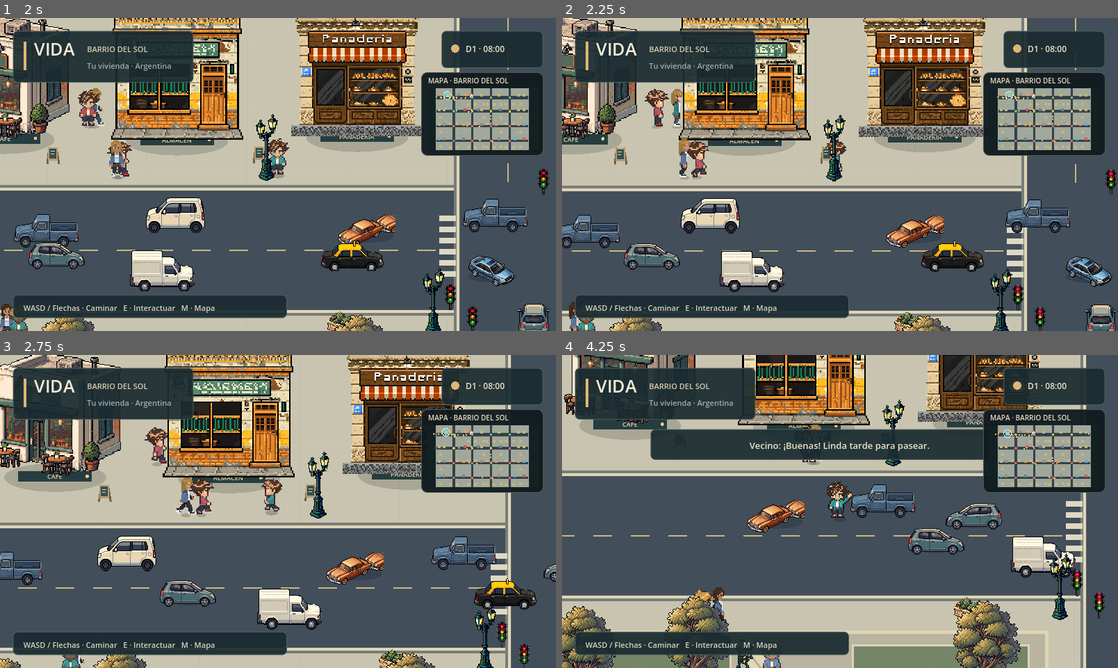
Above: before the commit, frames 1-4 (two rows, left to right).
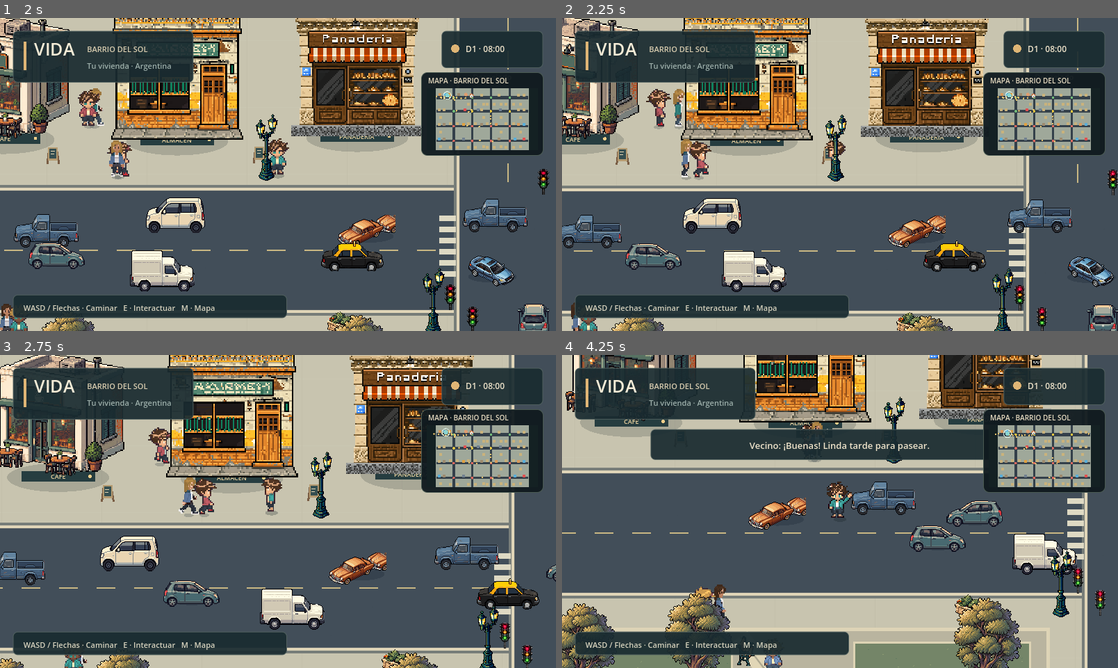
Above: after the commit, the same moments.

Repository: AgustinWojtyszyn/Life--simulador-de-vida
Game: Godot game, scene res://scenes/playground.tscn
Same seed, same stepped clock (60 frames per second), same inputs: the game is played once before the commit and once after it. This scene is started directly instead of the project's main scene.
Inputs (mouse positions are in pixels of both pictures, inside the frame that each line leads up to):
- Up to frame 1 (2 s): drag from (483, 115) to (333, 105) at 0.52 s; drag from (444, 221) to (250, 237) at 1.27 s
- Up to frame 2 (2.25 s): move the mouse to (673, 127) at 2.02 s; hold A (move_left) from 2.03 s (still down); tap E (interact) at 2.1 s
- Up to frame 3 (2.75 s): keep holding A (move_left)
- Up to frame 4 (4.25 s): release A (move_left) at 2.75 s; drag from (867, 511) to (673, 464) at 2.77 s; move the mouse to (756, 433) at 3.52 s; hold S (move_down) from 3.53 s (still down); tap E (interact) at 3.6 s

Frame 1 is identical in both runs. In frame 2, 15% of the frame differs, in the area x 0-100%, y 0-100%; in frame 3, 17%; in frame 4, 20%, in the area x 0-98%, y 0-100%.

Commit message:
fix: tighten top-down player movement

Diff:
--- a/scripts/player.gd
+++ b/scripts/player.gd
@@ -1,8 +1,8 @@
 extends CharacterBody2D
 
 const SPEED := 140.0
-const ACCELERATION := 650.0
-const DECELERATION := 1200.0
+const ACCELERATION := 900.0
+const DECELERATION := 1800.0
 const SOUTH := preload("res://assets/characters/resident/south.png")
 const NORTH := preload("res://assets/characters/resident/north.png")
 const EAST := preload("res://assets/characters/resident/east.png")
@@ -19,6 +19,8 @@
 var visual: CharacterVisual
 
 func _ready() -> void:
+	# Top-down movement: treat every collision as a wall, not as a floor/slope.
+	motion_mode = CharacterBody2D.MOTION_MODE_FLOATING
 	visual = CharacterVisual.new()
 	visual.profile = WorldManager.profile
 	add_child(visual)
@@ -47,8 +49,10 @@
 		target_speed = SPEED * clampf(raw_direction.length(), 0.0, 1.0)
 	var rate := ACCELERATION if direction != Vector2.ZERO else DECELERATION
 	if direction.dot(velocity.normalized()) < -0.2:
-		rate = 950.0  # quick direction reversal
+		rate = 1600.0  # direction changes should feel deliberate, not icy
 	velocity = velocity.move_toward(direction * target_speed, rate * delta)
+	if direction == Vector2.ZERO and velocity.length_squared() < 4.0:
+		velocity = Vector2.ZERO
 	if direction != Vector2.ZERO:
 		facing = direction
 	var before := position
